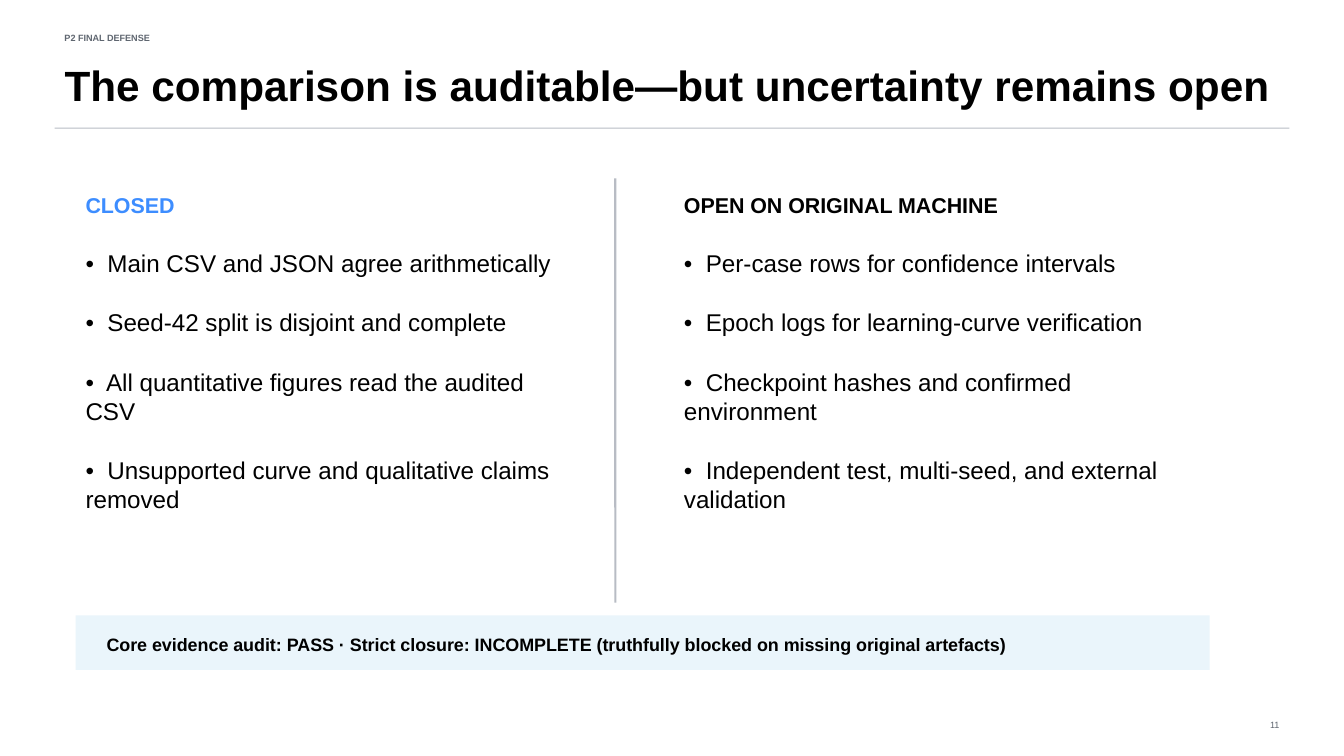
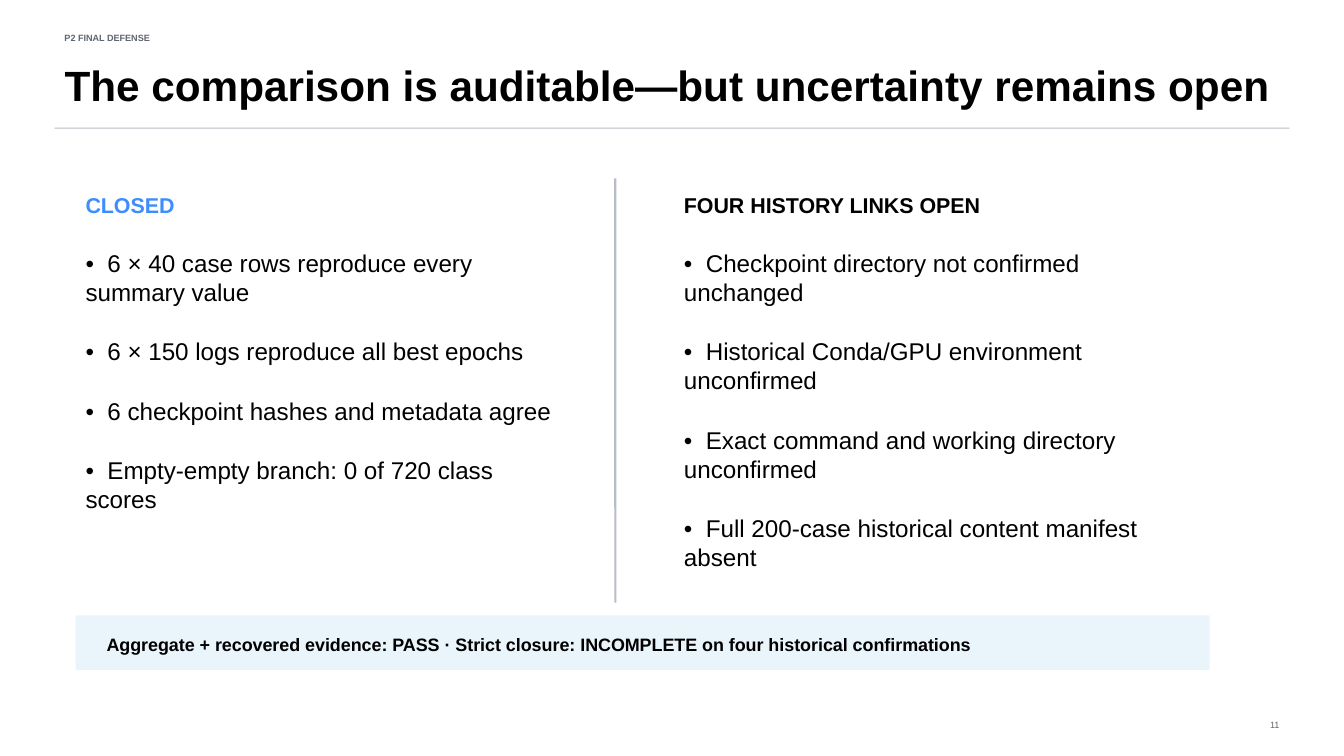
Before and after one commit to DCarchimonde/fyp-nano-mamba-unet, a slide deck: slide 11 of presentation/P2_Final_Defense_Tong_Siyuan.pptx. Drawn at 1344x756 pixels with LibreOffice and Linux fonts; fonts in the diff are those of the drawing. Boxes give left, top, right and bottom in pixels: in the first picture for what was removed or moved away, otherwise in the second. Text is boxed around its words. In the diff, an @@ line names an element or a change of style, - is before the commit and + after.

Commit message:
Integrate recovered P2 evidence and final analyses

```diff
--- a/presentation/P2_Final_Defense_Tong_Siyuan.pptx
+++ b/presentation/P2_Final_Defense_Tong_Siyuan.pptx
@@ text at (684, 198, 981, 214): text changed @@
-OPEN ON ORIGINAL MACHINE
+FOUR HISTORY LINKS OPEN
@@ text at (86, 254, 551, 509): text changed @@
-• Main CSV and JSON agree arithmetically
-• Seed-42 split is disjoint and complete
-• All quantitative figures read the audited CSV
-• Unsupported curve and qualitative claims removed
+• 6 × 40 case rows reproduce every summary value
+• 6 × 150 logs reproduce all best epochs
+• 6 checkpoint hashes and metadata agree
+• Empty-empty branch: 0 of 720 class scores
@@ text at (684, 254, 1137, 567): text changed @@
-• Per-case rows for confidence intervals
-• Epoch logs for learning-curve verification
-• Checkpoint hashes and confirmed environment
-• Independent test, multi-seed, and external validation
+• Checkpoint directory not confirmed unchanged
+• Historical Conda/GPU environment unconfirmed
+• Exact command and working directory unconfirmed
+• Full 200-case historical content manifest absent
@@ text at (107, 638, 971, 655): text changed @@
-Core evidence audit: PASS · Strict closure: INCOMPLETE (truthfully blocked on missing original artefacts)
+Aggregate + recovered evidence: PASS · Strict closure: INCOMPLETE on four historical confirmations
```
Also in this commit, not shown: 4 other slides changed, 45 other files.
